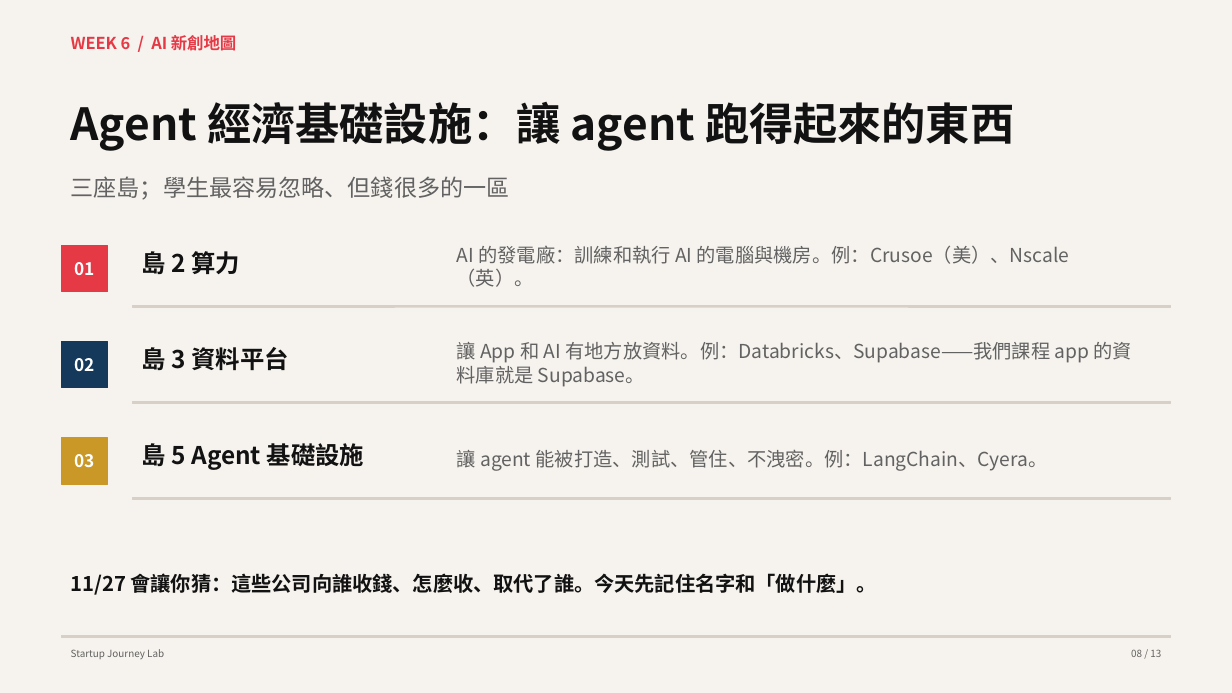
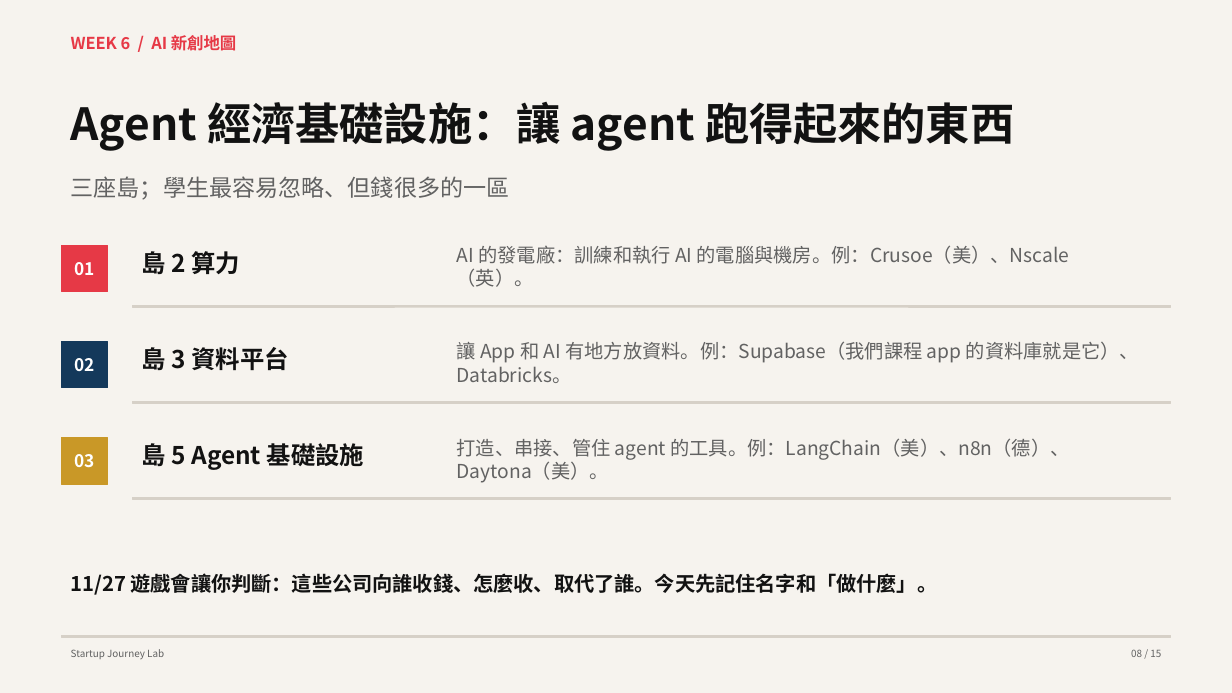
Before and after one commit to hpyuan1220/startup-journey-lab-app, a slide deck: slide 8 of materials/Week6_教學簡報.pptx. Drawn at 1232x693 pixels with LibreOffice and Linux fonts; fonts in the diff are those of the drawing. Boxes give left, top, right and bottom in pixels: in the first picture for what was removed or moved away, otherwise in the second. Text is boxed around its words. In the diff, an @@ line names an element or a change of style, - is before the commit and + after.

```diff
--- a/materials/Week6_教學簡報.pptx
+++ b/materials/Week6_教學簡報.pptx
@@ text at [457,341,1139,383]: text changed @@
-讓 App 和 AI 有地方放資料。例：Databricks、Supabase——我們課程 app 的資料庫就是 Supabase。
+讓 App 和 AI 有地方放資料。例：Supabase（我們課程 app 的資料庫就是它）、Databricks。
@@ text at [457,438,1069,483]: text changed @@
-讓 agent 能被打造、測試、管住、不洩密。例：LangChain、Cyera。
+打造、串接、管住 agent 的工具。例：LangChain（美）、n8n（德）、Daytona（美）。
@@ text at [71,573,938,595]: text changed @@
-11/27 會讓你猜：這些公司向誰收錢、怎麼收、取代了誰。今天先記住名字和「做什麼」。
+11/27 遊戲會讓你判斷：這些公司向誰收錢、怎麼收、取代了誰。今天先記住名字和「做什麼」。
```
Also in this commit, not shown: 12 other slides changed, 2 slides added, 4 other files.
